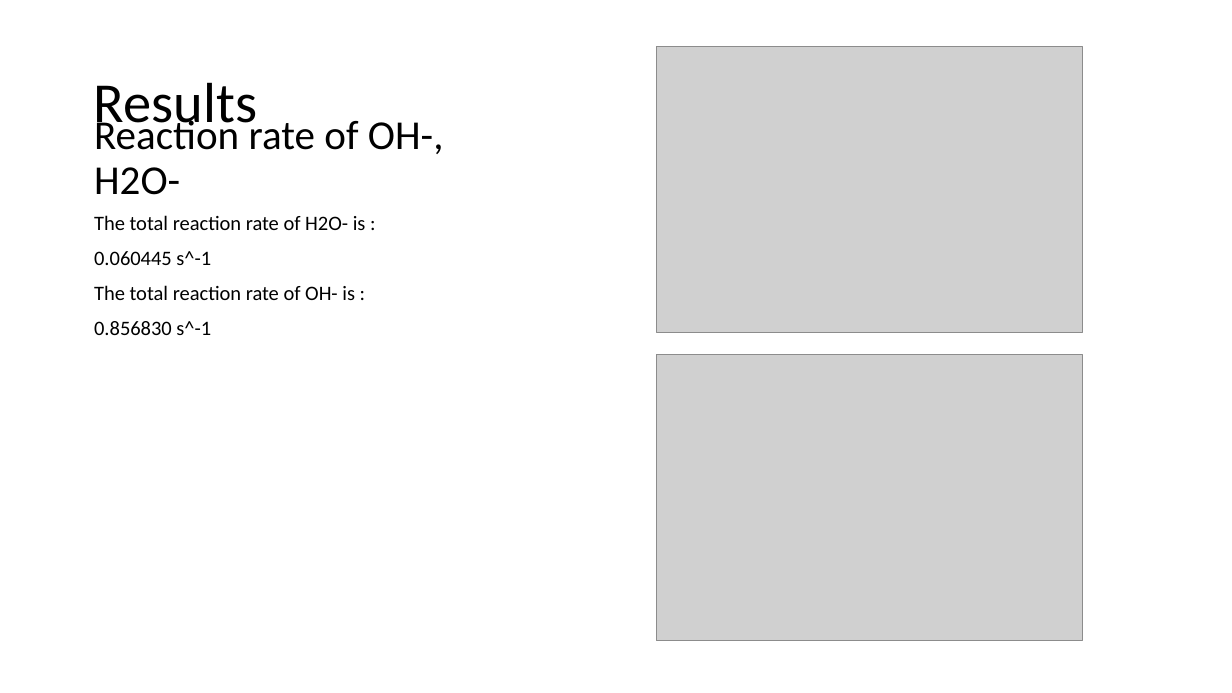
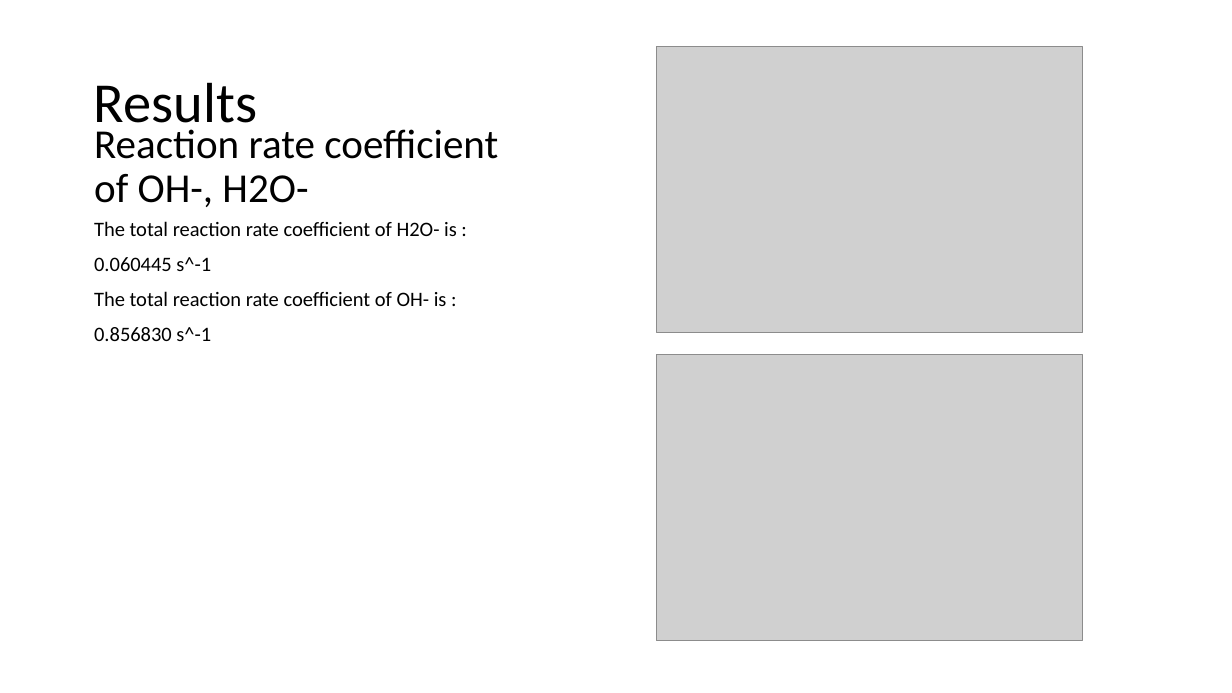
Before and after one commit to CubeOvO/Saturn, a slide deck: slide 9 of week4/Photodetachment Rate at Saturn - Draft.pptx. Drawn at 1232x693 pixels with LibreOffice and Linux fonts; fonts in the diff are those of the drawing; grey boxes stand for pictures. Boxes give left, top, right and bottom in pixels: in the first picture for what was removed or moved away, otherwise in the second. Text is boxed around its words. In the diff, an @@ line names an element or a change of style, - is before the commit and + after.

```diff
--- a/week4/Photodetachment Rate at Saturn - Draft.pptx
+++ b/week4/Photodetachment Rate at Saturn - Draft.pptx
@@ title at bbox=[94, 129, 498, 207]: text changed @@
-Reaction rate of OH-, H2O-
+Reaction rate coefficient of OH-, H2O-
@@ text at bbox=[94, 221, 457, 236]: text changed @@
-The total reaction rate of H2O- is :
+The total reaction rate coefficient of H2O- is :
@@ text at bbox=[94, 291, 447, 306]: text changed @@
-The total reaction rate of OH- is :
+The total reaction rate coefficient of OH- is :
```
Also in this commit, not shown: 8 other slides changed.
